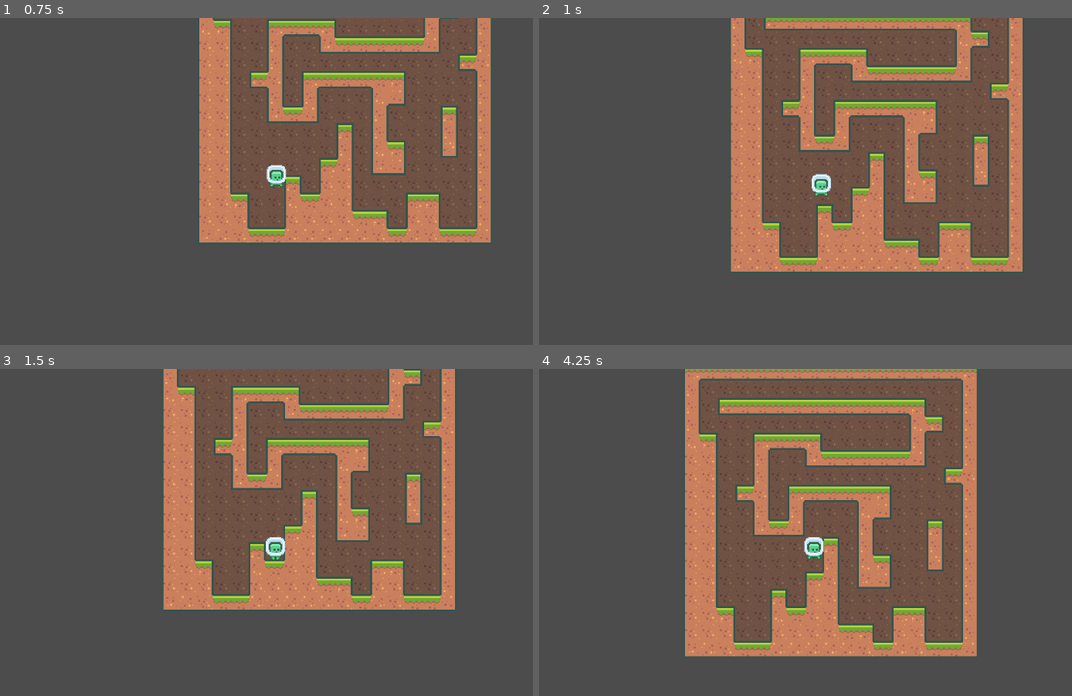
Above: before the commit, frames 1-4 (two rows, left to right).
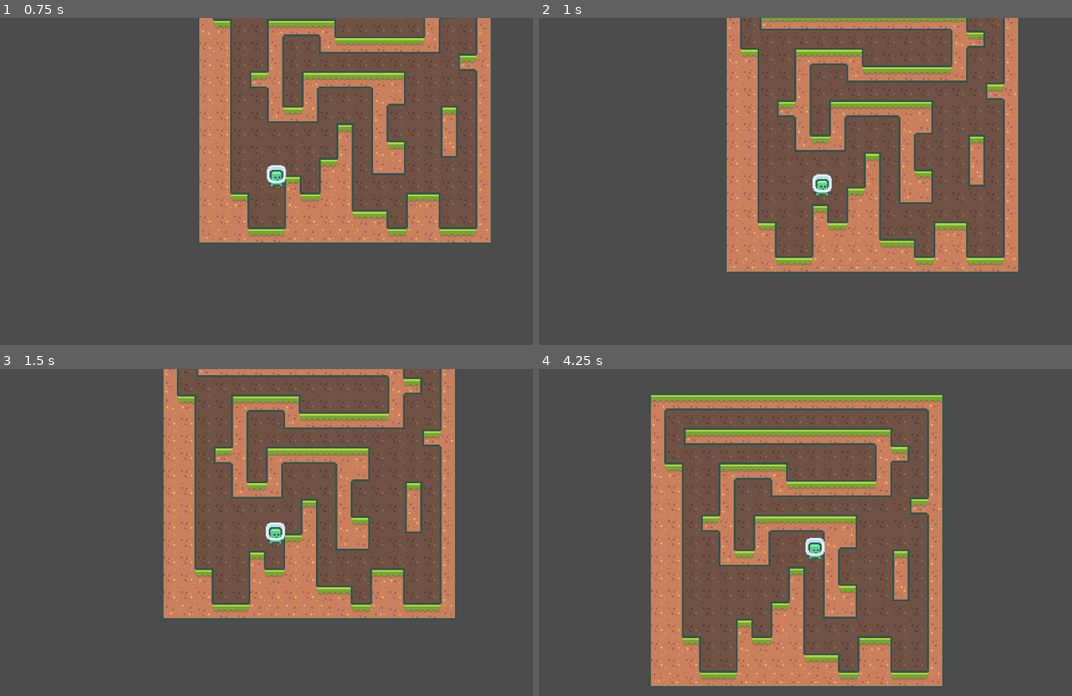
Above: after the commit, the same moments.

Repository: LightBoat9/KenneyJam2021
Game: Godot game, scene res://scenes/game/Game.tscn
The game is run twice, just before and just after one commit, with the same random seed, the same clock (stepped at 60 frames per second) and the same inputs.
Inputs:
- Up to frame 1 (0.75 s): hold Right (ui_right) from 0.53 s (still down); hold Space (ui_select) from 0.53 s (still down)
- Up to frame 2 (1 s): keep holding Right (ui_right); keep holding Space (ui_select)
- Up to frame 3 (1.5 s): keep holding Right (ui_right); release Space (ui_select) at 1.28 s; tap Space (ui_select) at 1.35 s
- Up to frame 4 (4.25 s): tap Space (ui_select) at 1.52, 1.82, 2.85, 3.02, 3.32 s; release Right (ui_right) at 2.03 s; hold Left (ui_left) 2.03-2.78 s; hold Space (ui_select) 2.03-2.78 s; hold Right (ui_right) from 2.78 s (still down); hold Space (ui_select) from 3.53 s (still down)

Frame 1 is identical in both runs. In frame 2, 10% of the frame differs, in the area x 34-92%, y 0-79%; in frame 3, 13%; in frame 4, 45%, in the area x 20-83%, y 0-98%.

Commit message:
More Player Tweaks

Diff:
--- a/characters/player/Player.tscn
+++ b/characters/player/Player.tscn
@@ -3,8 +3,8 @@
 [ext_resource path="res://characters/player/player.png" type="Texture" id=1]
 [ext_resource path="res://characters/player/player.gd" type="Script" id=2]
 
-[sub_resource type="RectangleShape2D" id=1]
-extents = Vector2( 8, 8 )
+[sub_resource type="CircleShape2D" id=3]
+radius = 8.0
 
 [sub_resource type="Animation" id=2]
 resource_name = "walk"
@@ -32,7 +32,7 @@
 
 [node name="CollisionShape2D" type="CollisionShape2D" parent="."]
 position = Vector2( 0, 4 )
-shape = SubResource( 1 )
+shape = SubResource( 3 )
 
 [node name="Camera2D" type="Camera2D" parent="."]
 current = true
--- a/characters/player/player.gd
+++ b/characters/player/player.gd
@@ -6,6 +6,7 @@
 var jump_speed: float = 252.0
 
 var velocity: Vector2 = Vector2()
+var snap: Vector2 = Vector2(0, 14)
 
 onready var sprite: Sprite = $Sprite
 onready var camera: Camera2D = $Camera2D
@@ -19,25 +20,19 @@
 
 	velocity.x = hinput * move_speed
 
-	velocity += Vector2(0, GRAVITY)
+	if not is_on_floor():
+		velocity += Vector2(0, GRAVITY)
 
 	if Input.is_action_just_pressed('ui_select') and is_on_floor():
 		velocity.y = -jump_speed
+		snap = Vector2()
 
 	if velocity.y < -jump_speed / 2.0 and not Input.is_action_pressed('ui_select'):
 		velocity.y = -jump_speed / 2.0
 
-	if not is_on_floor():
-		animation.stop()
-		sprite.frame = 1
-	elif velocity.x != 0 and is_on_floor():
-		animation.play("walk")
-	else:
-		animation.stop()
-		sprite.frame = 0
-
 	var was_on_floor = is_on_floor()
-	move_and_slide(velocity, Vector2.UP)
+	move_and_slide_with_snap(velocity, snap, Vector2.UP, true)
+	snap = Vector2(0, 12)
 
 	camera.align()
 
@@ -51,5 +46,14 @@
 				animation.seek(0.2)
 
 
-		if collision.normal == Vector2.UP or collision.normal == Vector2.DOWN:
+		if is_on_floor():
 			velocity.y = 0
+
+	if not is_on_floor():
+		animation.stop()
+		sprite.frame = 1
+	elif velocity.x != 0 and is_on_floor():
+		animation.play("walk")
+	else:
+		animation.stop()
+		sprite.frame = 0
